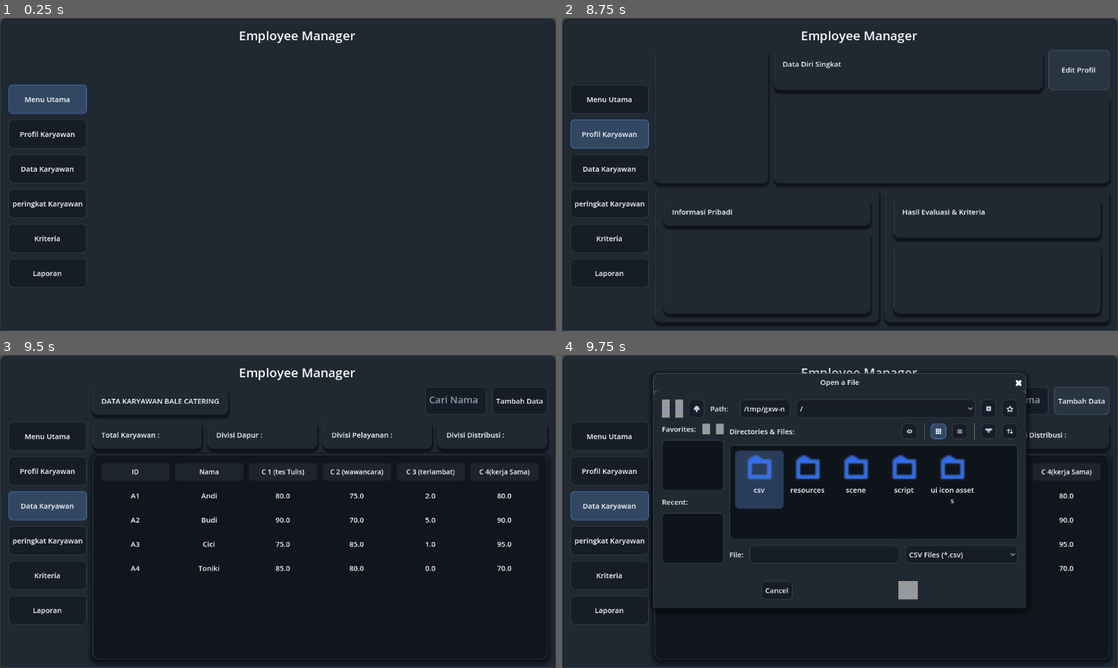
Above: before the commit, frames 1-4 (two rows, left to right).
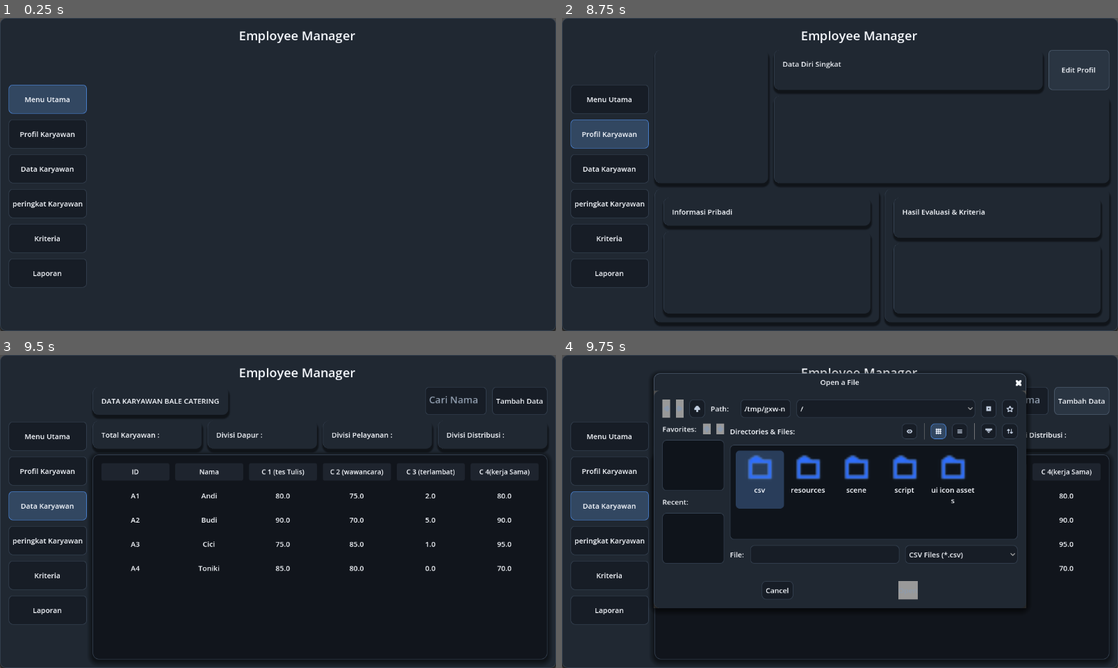
Above: after the commit, the same moments.

Repository: shfray/projek-skripsi
Game: Godot game, scene res://scene/dashboard.tscn
Same seed, same stepped clock (60 frames per second), same inputs: the game is played once before the commit and once after it. The engine's default icon, where the game draws it, is replaced by a stand-in: a white triangle on a blue panel in a dark square.
Inputs (mouse positions are in pixels of both pictures, inside the frame that each line leads up to):
- Up to frame 1 (0.25 s): no input
- Up to frame 2 (8.75 s): click (612, 36) at 0.5 s; click "Profil Karyawan" at 1.25 s; click "Data Karyawan" at 2 s; click (1017, 64) at 2.77 s; type "12" at 2.85 s; click "peringkat Karyawan" at 3.5 s; click "Kriteria" at 4.25 s; click "Laporan" at 5 s; click "Eksport CSV" at 5.75 s; click (612, 36) at 6.5 s; click "Profil Karyawan" at 7.25 s; click "Edit Profil" at 8 s
- Up to frame 3 (9.5 s): click "Data Karyawan" at 8.75 s
- Up to frame 4 (9.75 s): click "Tambah Data" at 9.5 s

Frames 1-3 are identical in both runs. In frame 4, 1.3% of the frame differs, in the area x 16-75%, y 6-81%.

Commit message:
fix resource load

Diff:
--- a/script/karyawan.gd
+++ b/script/karyawan.gd
@@ -45,9 +45,14 @@
 	var dir = DirAccess.open("res://resources/")
 	if dir:
 		for f in dir.get_files():
-			if f.ends_with(".tres"):
-				var res = ResourceLoader.load("res://resources/".path_join(f)) as CandidateData
-				if res: all_candidates.append(res)
+			# In standalone builds, Godot appends .remap to resource files
+			var clean_filename = f.trim_suffix(".remap")
+
+			if clean_filename.ends_with(".tres"):
+				var res_path = "res://resources/".path_join(clean_filename)
+				var res = ResourceLoader.load(res_path) as CandidateData
+				if res:
+					all_candidates.append(res)
 
 	populate_table(all_candidates)
 
Not shown, changed: release/project_test_1.x86_64
